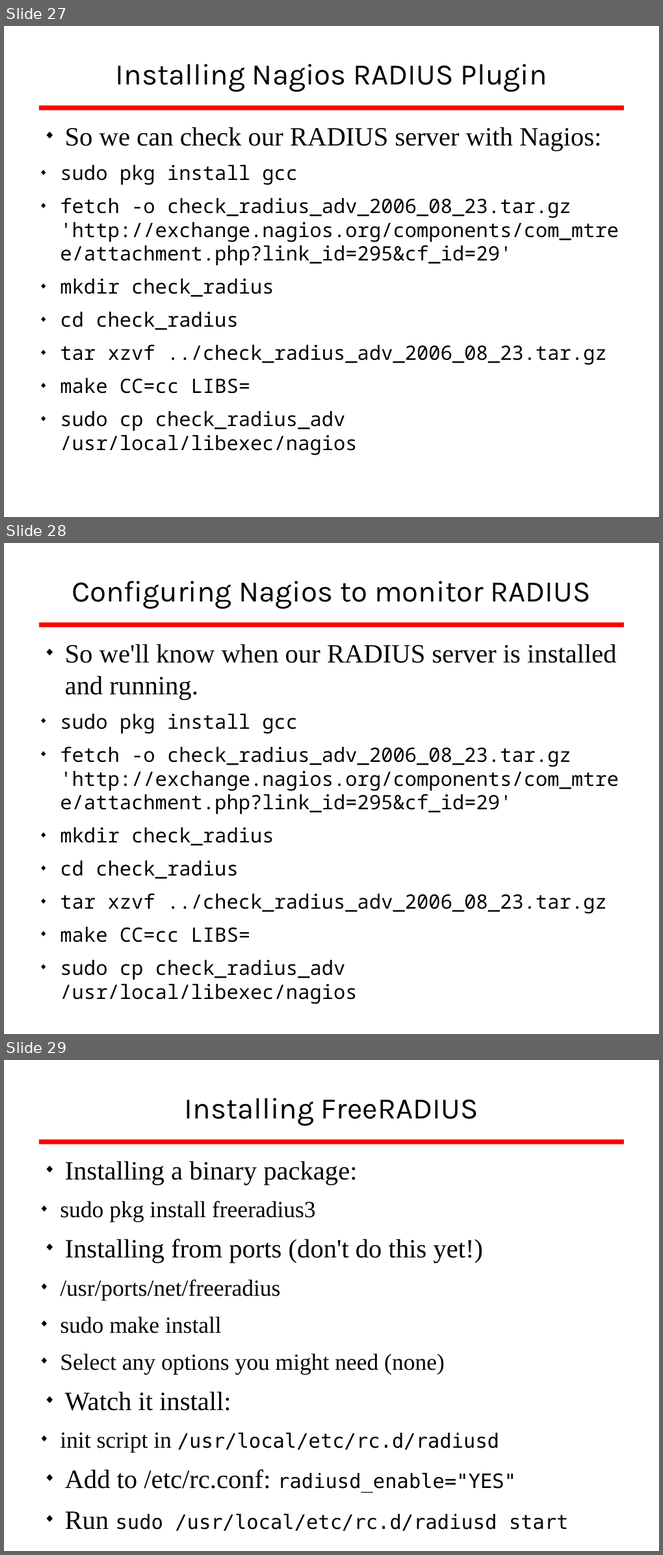
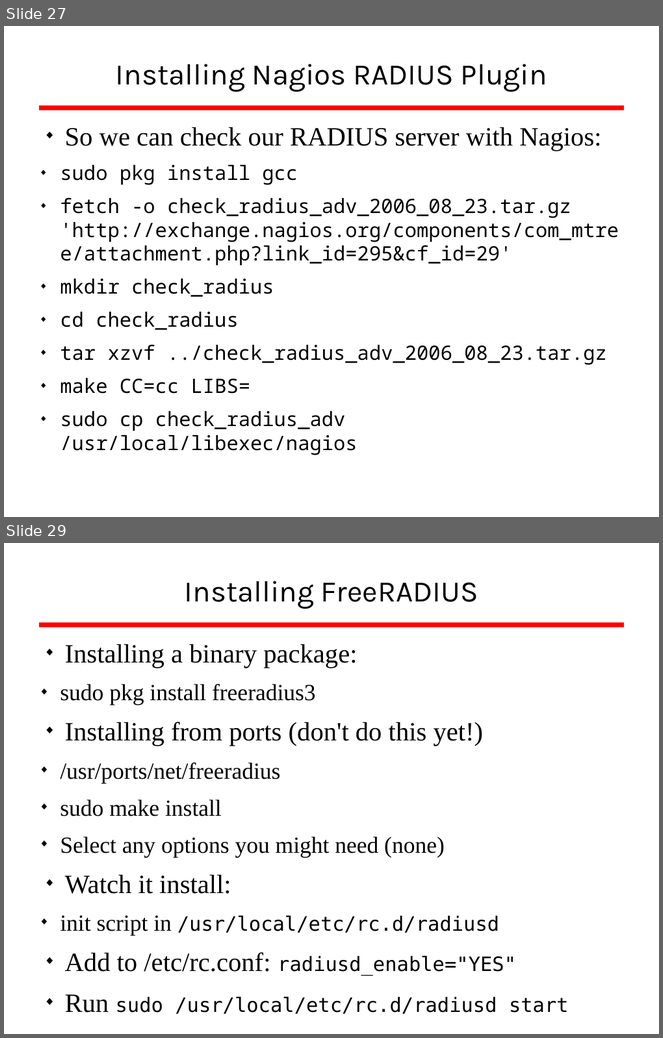
Before and after one commit to afnog/sse, a slide deck: radius/radius_presentation.odp. Shown one above the other, each under a label of ours: slides 27, 28 and 29 before the commit, slides 27 and 29 after it; the slides between them are not shown. The pictures are 663x1555 and 663x1038 pixels, drawn with LibreOffice and Linux fonts; fonts in the diff are those of the drawing; background and template pictures are left out. Boxes give left, top, right and bottom in pixels: in the first picture for what was removed or moved away, otherwise in the second. Text is boxed around its words. In the diff, an @@ line names an element or a change of style, - is before the commit and + after.

```diff
--- a/radius/radius_presentation.odp
+++ b/radius/radius_presentation.odp
@@ slide 28 removed at [4,543,659,1034], background #FFFFFF; not listed: 1 template element that a slide beside it also shows @@
@@ title removed at [72,581,592,609] @@
-Configuring Nagios to monitor RADIUS
@@ text removed at [60,644,619,1005] @@
-◆ So we'll know when our RADIUS server is installed and running.
-  ◆ sudo pkg install gcc
-  ◆ fetch -o check_radius_adv_2006_08_23.tar.gz 'http://exchange.nagios.org/components/com_mtree/attachment.php?link_id=295&cf_id=29'
-  ◆ mkdir check_radius
-  ◆ cd check_radius
-  ◆ tar xzvf ../check_radius_adv_2006_08_23.tar.gz
-  ◆ make CC=cc LIBS=
-  ◆ sudo cp check_radius_adv /usr/local/libexec/nagios
```
Also in this commit, not shown: 1 slide changed, 3 slides added.
